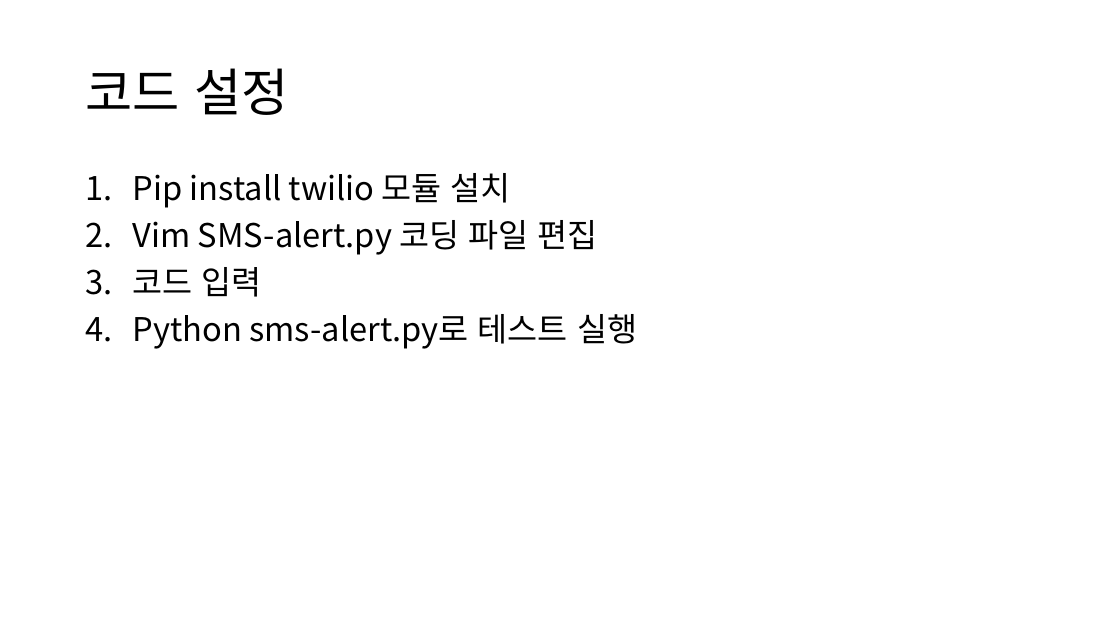
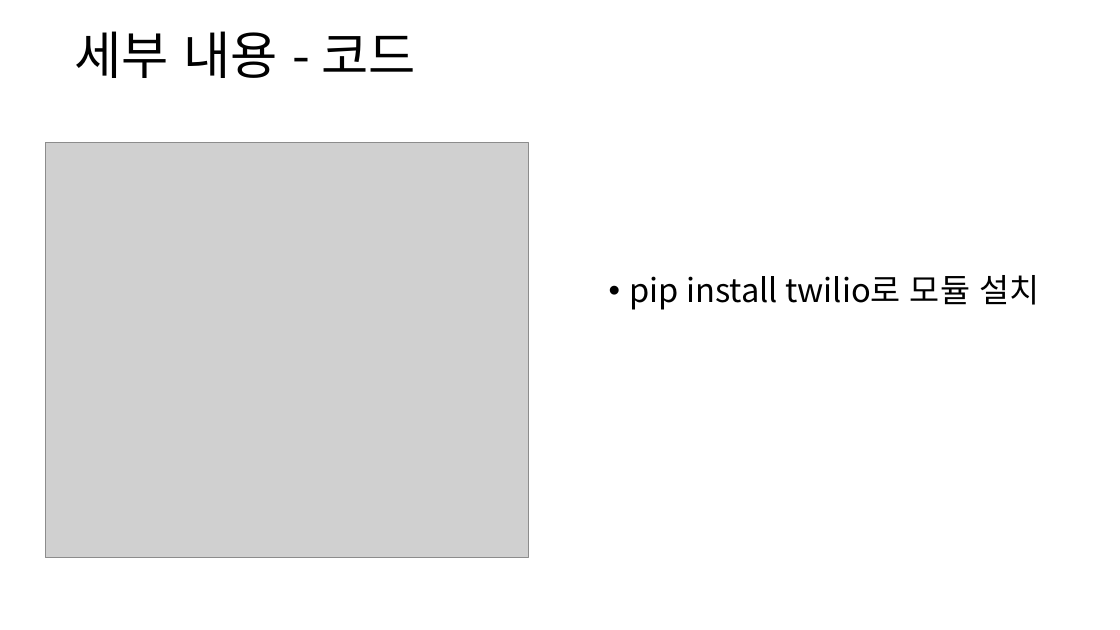
Before and after one commit to ramieeee/self_learning, a slide deck: slide 8 of semi_projects/보안탐지 및 SMS 알람/snort 프로젝트.pptx (slide 3 before the commit). Drawn at 1120x630 pixels with LibreOffice and Linux fonts; fonts in the diff are those of the drawing; grey boxes stand for pictures. Boxes give left, top, right and bottom in pixels: in the first picture for what was removed or moved away, otherwise in the second. Text is boxed around its words. In the diff, an @@ line names an element or a change of style, - is before the commit and + after.

Commit message:
Update alert SMS ppt

```diff
--- a/semi_projects/보안탐지 및 SMS 알람/snort 프로젝트.pptx
+++ b/semi_projects/보안탐지 및 SMS 알람/snort 프로젝트.pptx
@@ title at (75, 31, 416, 78): text changed @@
-코드 설정
+세부 내용 - 코드
@@ picture added at (45, 142, 528, 558) @@
@@ text removed at (133, 173, 637, 349) @@
-1. Pip install twilio 모듈 설치
-2. Vim SMS-alert.py 코딩 파일 편집
-3. 코드 입력
-4. Python sms-alert.py로 테스트 실행
@@ text added at (630, 275, 1039, 310), 28 pt, text #000000 @@
+• pip install twilio로 모듈 설치
```
Also in this commit, not shown: 2 other slides changed, 12 slides added, 3 slides removed.
